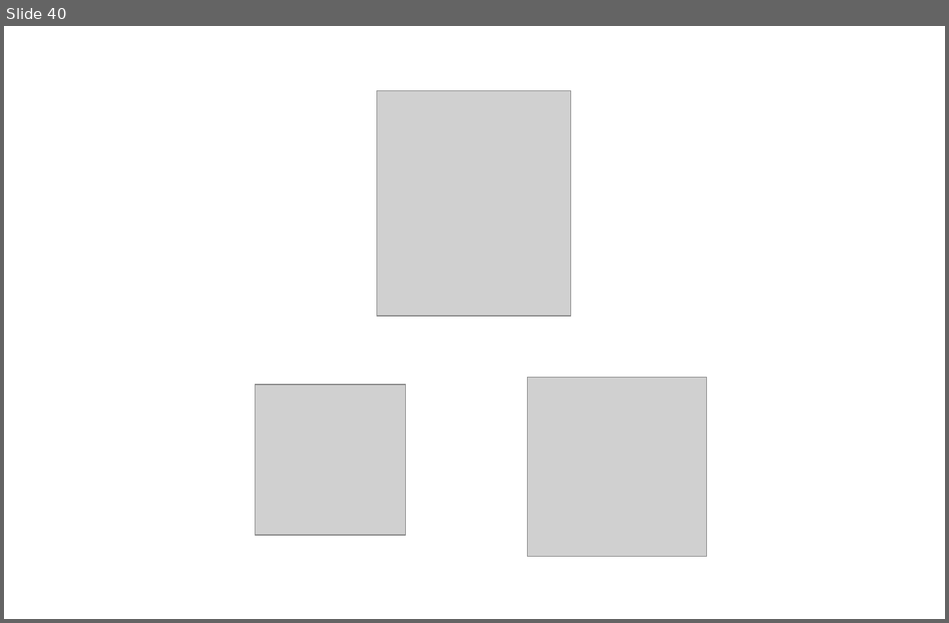
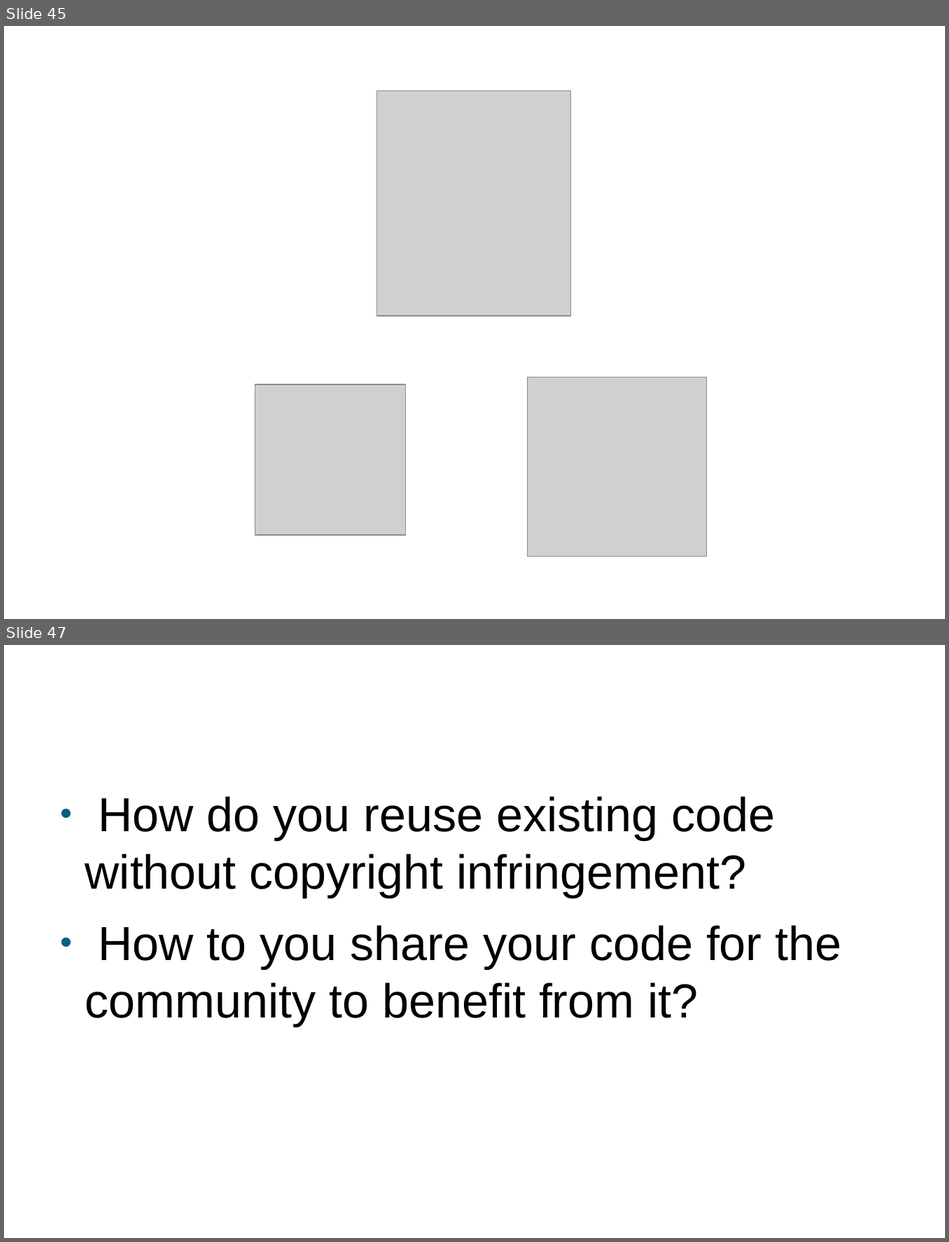
Before and after one commit to PabloMosUU/UssPython, a slide deck: LectureNotes/Module11/11 Accessing Remote Resources presentation.odp. Shown one above the other, each under a label of ours: slide 40 before the commit, slides 45 and 47 after it; the slides between them are not shown. The pictures are 949x623 and 949x1242 pixels, drawn with LibreOffice and Linux fonts; fonts in the diff are those of the drawing; grey boxes stand for pictures; background and template pictures are left out. Boxes give left, top, right and bottom in pixels: in the first picture for what was removed or moved away, otherwise in the second. Text is boxed around its words. In the diff, an @@ line names an element or a change of style, - is before the commit and + after.

```diff
--- a/LectureNotes/Module11/11 Accessing Remote Resources presentation.odp
+++ b/LectureNotes/Module11/11 Accessing Remote Resources presentation.odp
@@ slide 47 added at [4, 645, 945, 1238], background picture (left out) @@
@@ title added at [52, 669, 898, 767], 60 pt, text #FFFFFF @@
+Next lecture
@@ text added at [85, 796, 842, 1026], 48 pt, text #000000 @@
+● How do you reuse existing code without copyright infringement?
+● How to you share your code for the community to benefit from it?
@@ what was slide 40 is now slide 45 @@
```
Also in this commit, not shown: 4 slides changed, 23 other slides added, 10 slides removed, 17 other files.
